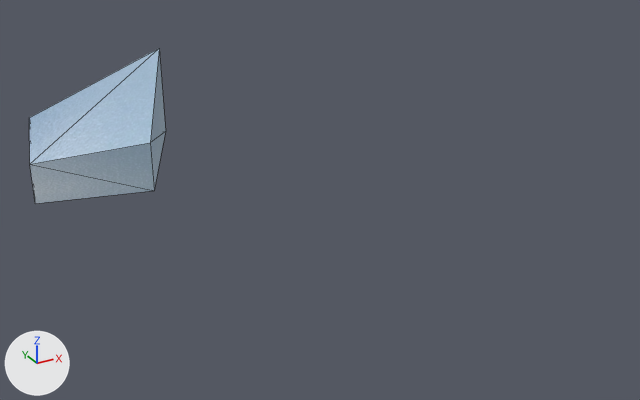
What one commit did to the glTF model assets/models/SalaPays.gltf.
Both versions are drawn from a 50 mm camera at (10.5, -0.96, 1.6) aimed at (12.02, 1.8, 0.22). Arrows for +X, +Y and +Z are at lower left; the lights stay in place. Mesh edges are drawn as thin lines. Vertices at the same position are counted once.

The scene before the commit, as lines of its bpy script (objects in view):
```python
me_cubo_007 = bpy.data.meshes.new('Cubo.007')
me_cubo_007.from_pydata(...)  # 8 vertices, 12 faces; spans x -1.0..1.59, y -1.0..2.11, z -1.0..0.75
me_cubo_007.materials.append(mat_imagen_2)  # picture img_imagen_2
ob_salapays = bpy.data.objects.new('SalaPays', me_cubo_007)
ob_salapays.location = (11.373, 2.698, 0.372)
ob_salapays.rotation_euler = (0.0, 0.0, -0.219)  # degrees (0, 0, -13)
ob_salapays.scale = (0.241, 0.241, 0.241)
```
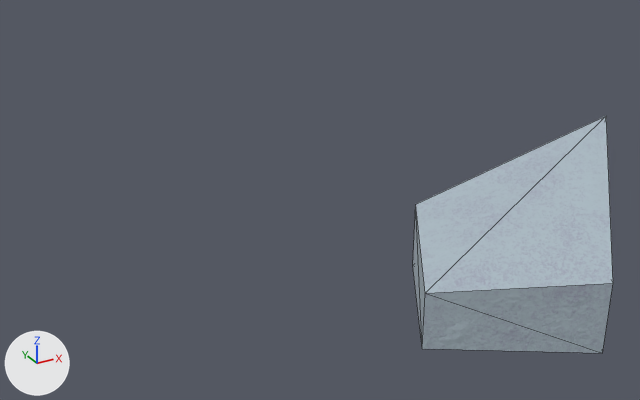
Where the change shows, as pixel boxes [x1, y1, x2, y2] in the pictures (640 x 400 px):
'SalaPays', surface changed, moved, turned, rescaled
    before: [29, 49, 166, 204]
    after: [413, 116, 613, 353]

What changed in the scene script:
```text
Add img_pays_2:
    img_pays_2 = load_image('PAYS 2', '_unpacked/PAYS_2', 1024, 1024, 'Non-Color')
Add img_ccr:
    img_ccr = load_image('ccr', '_unpacked/ccr', 1024, 1024, 'sRGB')
Add mat_pared_definitiva_mas_oscura:
    mat_pared_definitiva_mas_oscura = bpy.data.materials.new('PARED DEFINITIVA MAS OSCURA')
    # uses the picture img_ccr
    # uses the picture img_pays_2
Change me_cubo_007:
    where me_cubo_007.from_pydata(...)  # 8 vertices, 12 faces; spans x -1.0..1.59, y -1.0..2.11, z -1.0..0.75
    used by ob_salapays; location = (11.373, 2.698, 0.372); rotation_euler = (0.0, 0.0, -0.219), in degrees (0, 0, -13); scale = (0.241, 0.241, 0.241)
    me_cubo_007 part 1: 12 faces spanning x -1.0..1.59, y -1.0..2.11, z -1.0..0.75 switch from mat_imagen_2 (picture img_imagen_2) to mat_pared_definitiva_mas_oscura
Change ob_salapays:
    ob_salapays.location: (11.373, 2.698, 0.372) -> (12.256, 0.998, 0.372)
    ob_salapays.rotation_euler: (0.0, 0.0, -0.219) -> (0.0, 0.0, -0.546)  # degrees (0, 0, -13) -> degrees (0, 0, -31)
    ob_salapays.scale: (0.241, 0.241, 0.241) -> (0.272, 0.272, 0.272)
```
